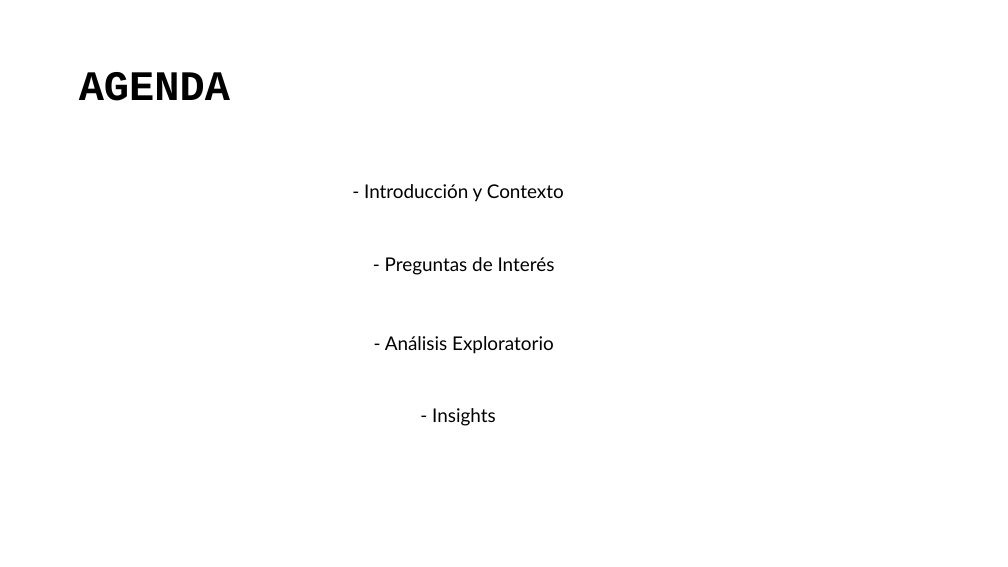
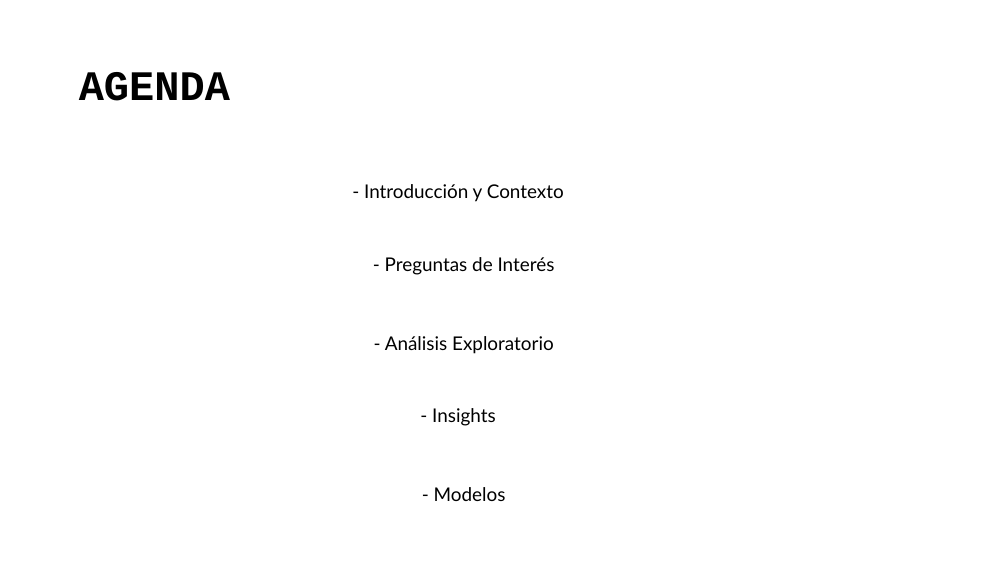
Before and after one commit to brayan084/pre-entregas, a slide deck: slide 2 of Predicción de aprobación de tarjeta de crédito.pptx. Drawn at 1008x567 pixels with LibreOffice and Linux fonts; fonts in the diff are those of the drawing. Boxes give left, top, right and bottom in pixels: in the first picture for what was removed or moved away, otherwise in the second. Text is boxed around its words. In the diff, an @@ line names an element or a change of style, - is before the commit and + after.

```diff
--- a/Predicción de aprobación de tarjeta de crédito.pptx
+++ b/Predicción de aprobación de tarjeta de crédito.pptx
@@ text added at <box>434,487,506,501</box>, 18 pt, text #000000 @@
+- Modelos
```
Also in this commit, not shown: 1 other slide changed, 1 slide added, 1 other file.
